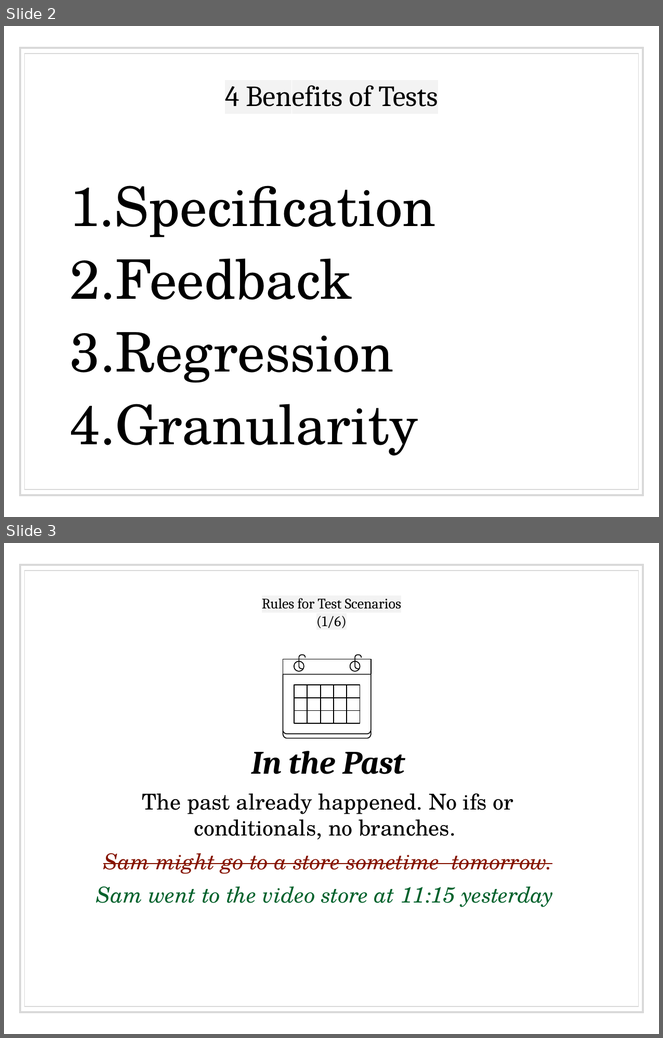
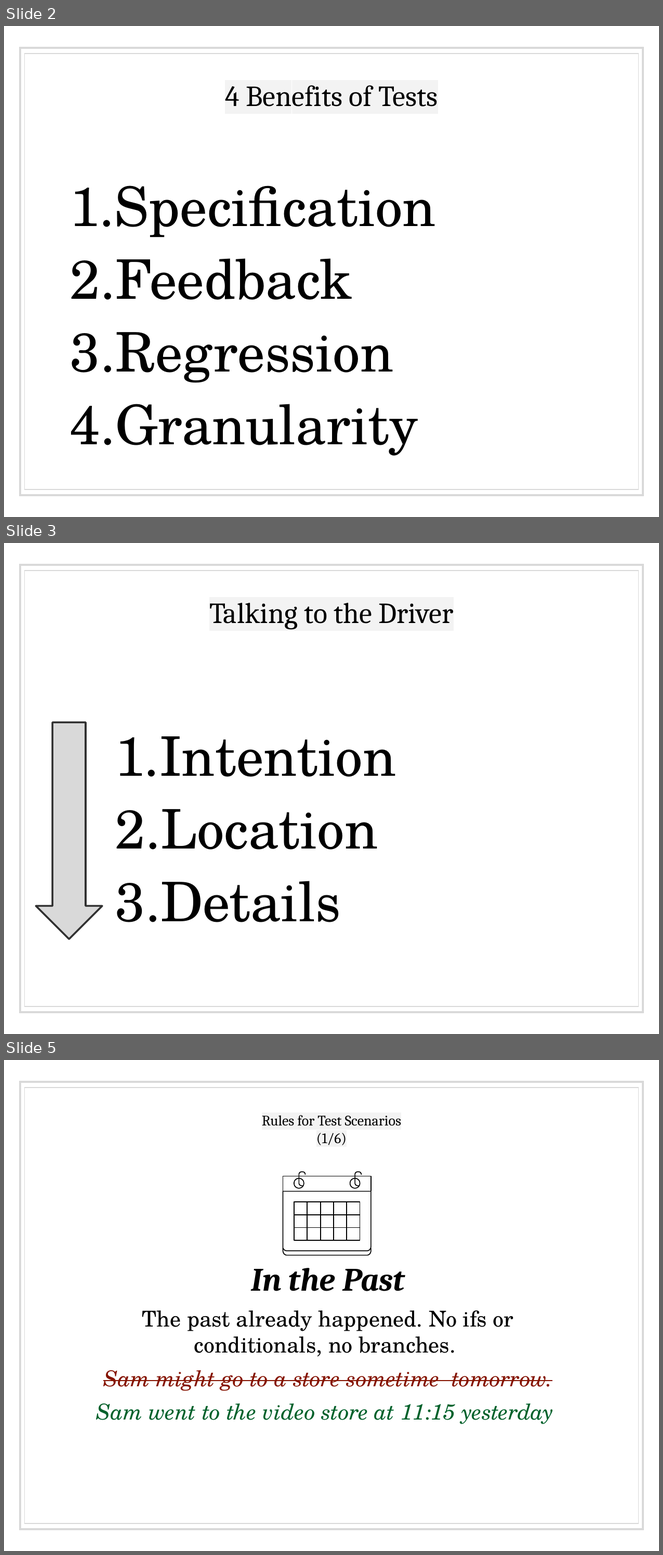
Before and after one commit to isidore/TestDrivenDevelopmentClass.Slides, a slide deck: Printouts.pptx. Shown one above the other, each under a label of ours: slides 2 and 3 before the commit, slides 2, 3 and 5 after it; the slides between them are not shown. The pictures are 663x1038 and 663x1555 pixels, drawn with LibreOffice and Linux fonts; fonts in the diff are those of the drawing. Boxes give left, top, right and bottom in pixels: in the first picture for what was removed or moved away, otherwise in the second. Text is boxed around its words. In the diff, an @@ line names an element or a change of style, - is before the commit and + after.

Commit message:
0->1 and intent, location, details

```diff
--- a/Printouts.pptx
+++ b/Printouts.pptx
@@ slide 3 added at (x1=4, y1=543, x2=659, y2=1034), background #FFFFFF; not listed: 2 template elements that a slide beside it also shows @@
@@ title added at (x1=209, y1=603, x2=454, y2=630), 32 pt, text #000000 @@
+Talking to the Driver
@@ down arrow added at (x1=36, y1=722, x2=102, y2=939), fill #D9D9D9, outline #323232 2 pt @@
@@ text added at (x1=115, y1=736, x2=397, y2=923), 60 pt, text #000000 @@
+1. Intention
+2. Location
+3. Details
@@ what was slide 3 is now slide 5 @@
```
Also in this commit, not shown: 1 other slide added, 1 other file.
